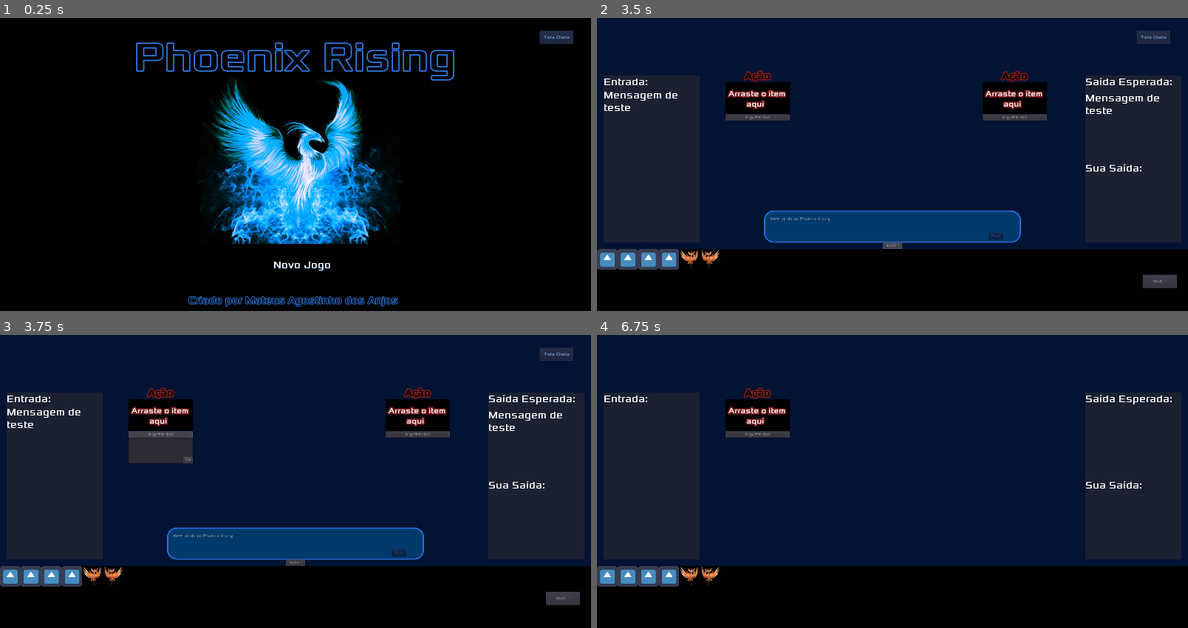
Above: before the commit, frames 1-4 (two rows, left to right).
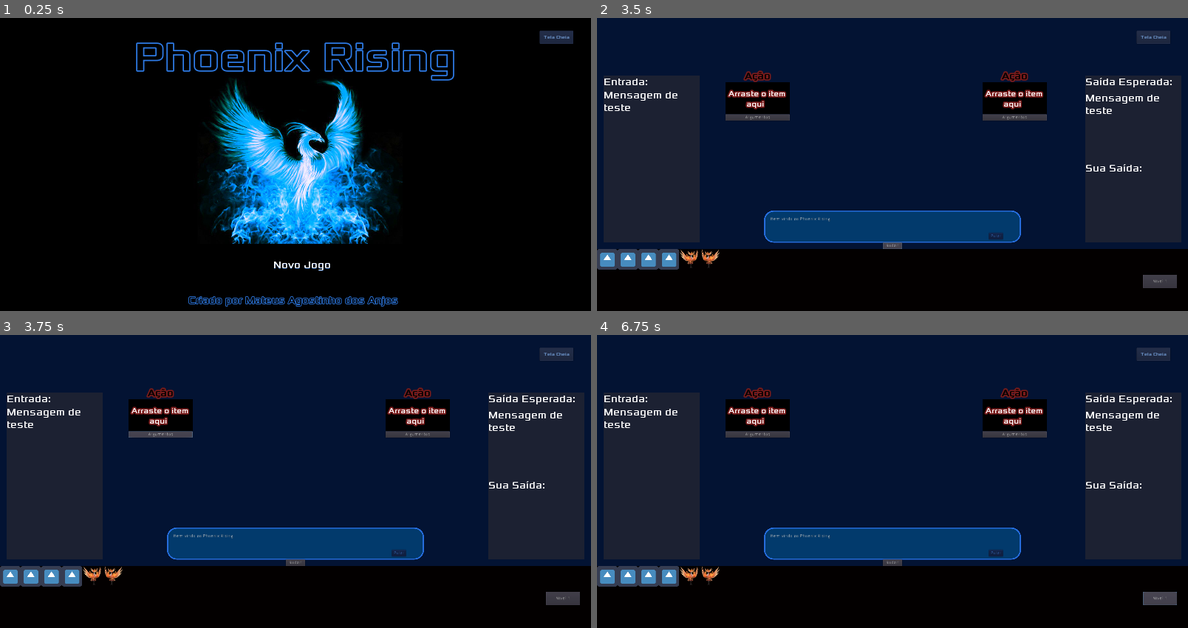
Above: after the commit, the same moments.

Repository: MateusdosAnjos/MAC0499
Game: Godot game, scene res://TelaInicial/TitleScreen.tscn
Same seed, same stepped clock (60 frames per second), same inputs: the game is played once before the commit and once after it.
Inputs (mouse positions are in pixels of both pictures, inside the frame that each line leads up to):
- Up to frame 1 (0.25 s): no input
- Up to frame 2 (3.5 s): click "Novo Jogo" at 0.5 s; click "Pular" at 1.25 s; click "Tela Cheia" at 2 s; click (892, 246) at 2.75 s, where only the run before the commit has a clickable "Rodar!"
- Up to frame 3 (3.75 s): click (159, 434) at 3.5 s, where only the run before the commit has a clickable "Argumentos"
- Up to frame 4 (6.75 s): click (786, 460) at 4.25 s, where only the run before the commit has a clickable "Ok"; click (756, 434) at 5.02 s; click (786, 460) at 5.75 s, where only the run before the commit has a clickable "Ok"; click (1158, 598) at 6.5 s, where only the run before the commit has a clickable "Nivel 1"

Frames 1-2 are identical in both runs. In frame 3, 1.0% of the frame differs, in the area x 21-33%, y 35-44%; in frame 4, 7.2%, in the area x 1-99%, y 4-93%.

Commit message:
Tutorial deve ser finalizado para que o jogo tenha inicio

Diff:
--- a/Phoenix Rising/Tutorial/DialogBox.gd
+++ b/Phoenix Rising/Tutorial/DialogBox.gd
@@ -27,6 +27,7 @@
 func _on_Skip_pressed():
         if SkipButton.text == "Esconder":
             get_parent().hide()
+            get_tree().paused = false
         else:
             if get_visible_characters() > get_total_character_count():
                 if page < dialog.size()-1:
--- a/Phoenix Rising/Tutorial/Tutorial.gd
+++ b/Phoenix Rising/Tutorial/Tutorial.gd
@@ -10,6 +10,7 @@
     input_text.newline()
     input_text.add_text(String(INPUT))
     emit_signal("input_output_defined", INPUT, OUTPUT)
+    get_tree().paused = true
 
 func _on_FullScreen_pressed():
     OS.window_fullscreen = !OS.window_fullscreen
--- a/Phoenix Rising/Tutorial/Tutorial.tscn
+++ b/Phoenix Rising/Tutorial/Tutorial.tscn
@@ -19,8 +19,10 @@
 color = Color( 0.0117647, 0.0745098, 0.2, 1 )
 
 [node name="DialogBox" parent="." instance=ExtResource( 2 )]
+pause_mode = 2
 
 [node name="FullScreen" parent="." instance=ExtResource( 3 )]
+pause_mode = 2
 
 [node name="InputOutput" parent="." instance=ExtResource( 4 )]
 
